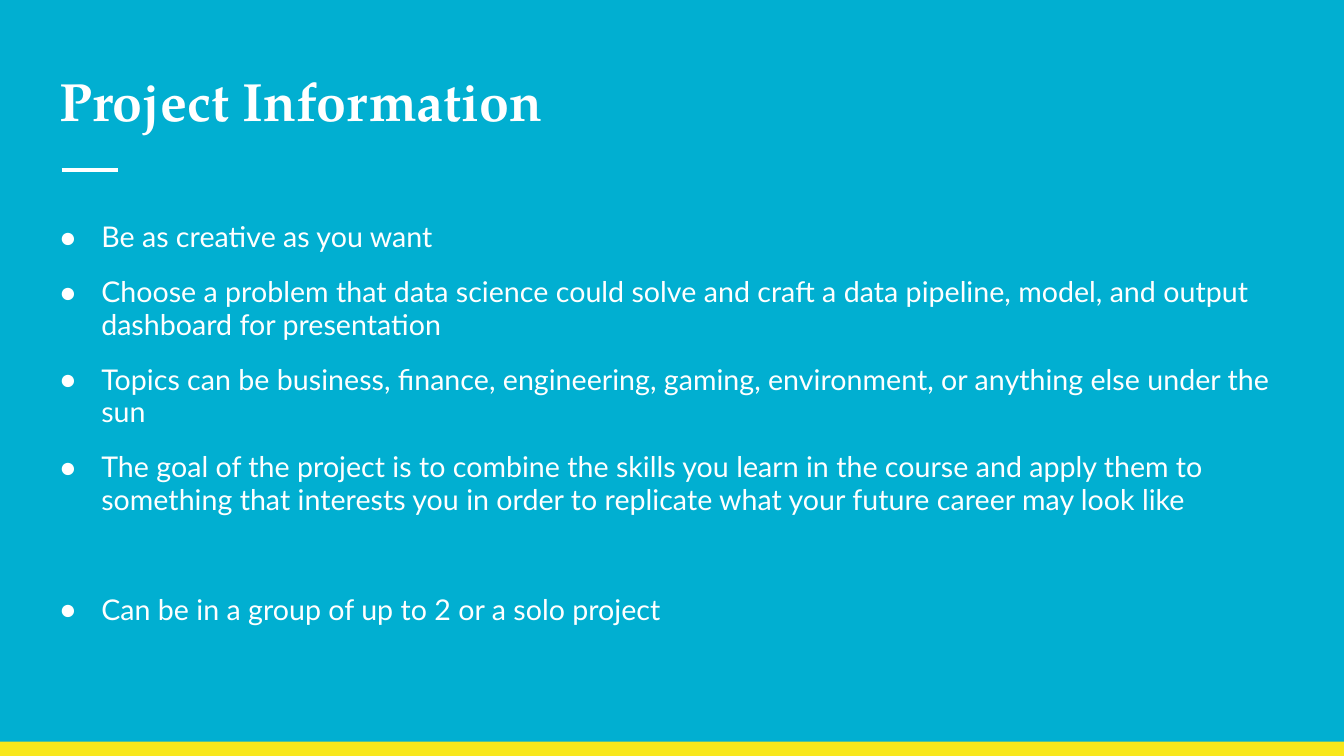
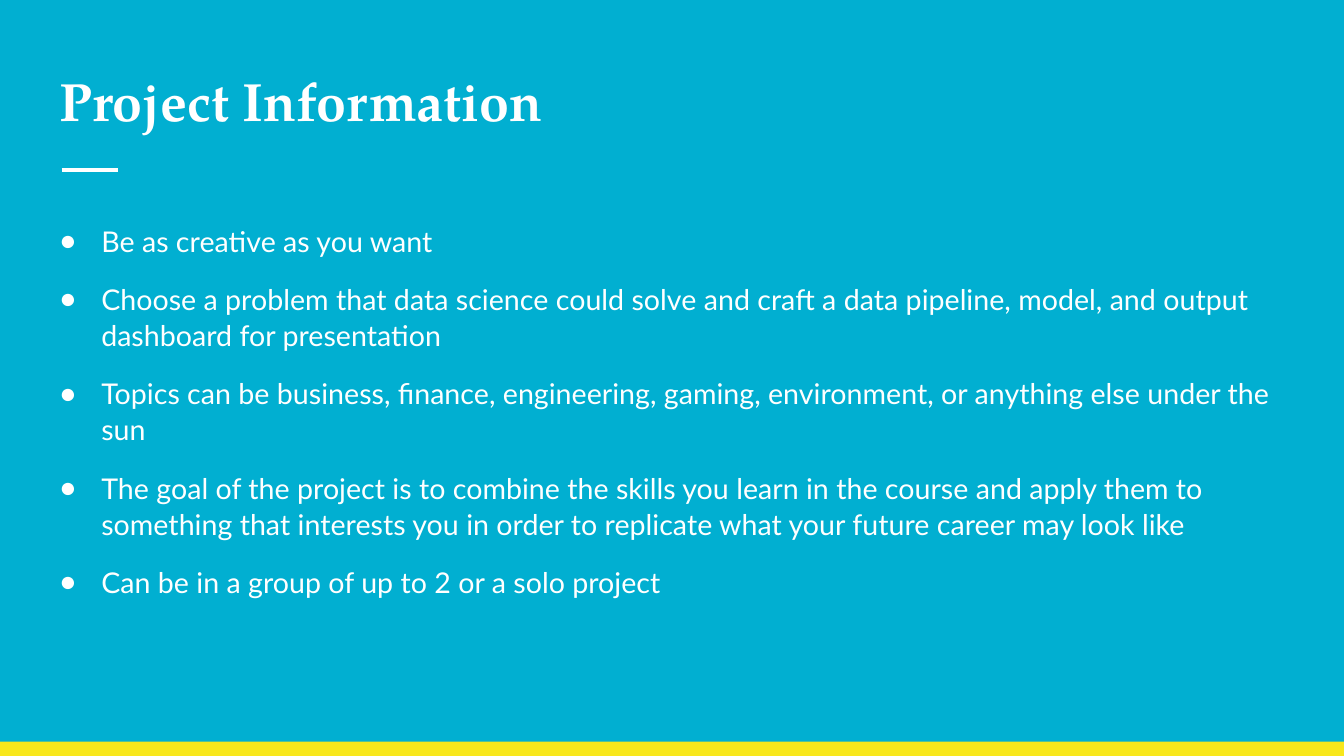
Before and after one commit to NolanSmithSolutions/Course, a slide deck: slide 6 of Intro/Welcome.pptx. Drawn at 1344x756 pixels with LibreOffice and Linux fonts; fonts in the diff are those of the drawing. Boxes give left, top, right and bottom in pixels: in the first picture for what was removed or moved away, otherwise in the second. Text is boxed around its words. In the diff, an @@ line names an element or a change of style, - is before the commit and + after.

Commit message:
data science future update

```diff
--- a/Intro/Welcome.pptx
+++ b/Intro/Welcome.pptx
@@ text "Be as creative as you ..." at (101,231,1269,598): line spacing 0.95 to 1.05 @@
```
Also in this commit, not shown: 4 other slides changed, 4 other files.
